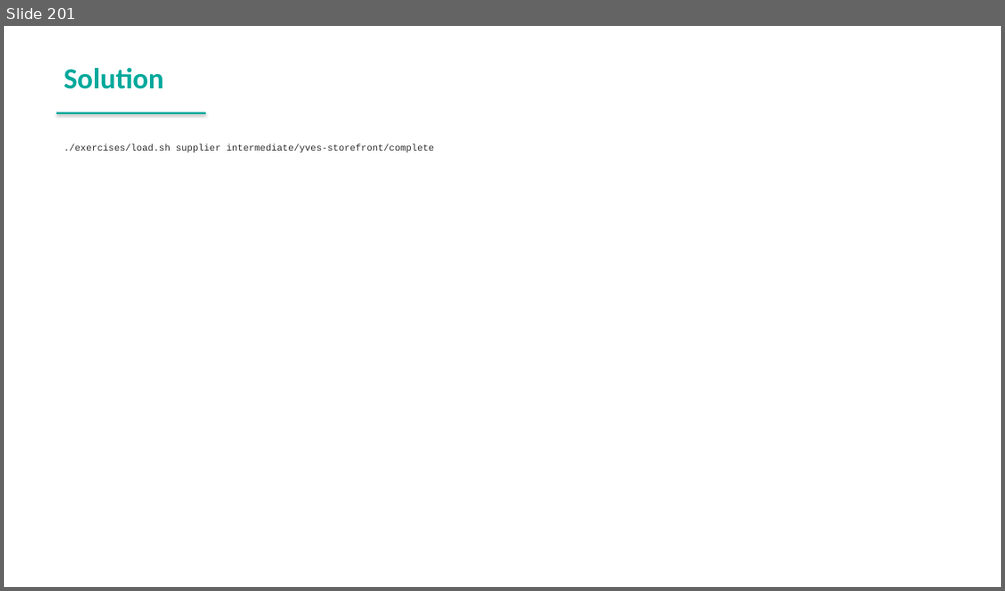
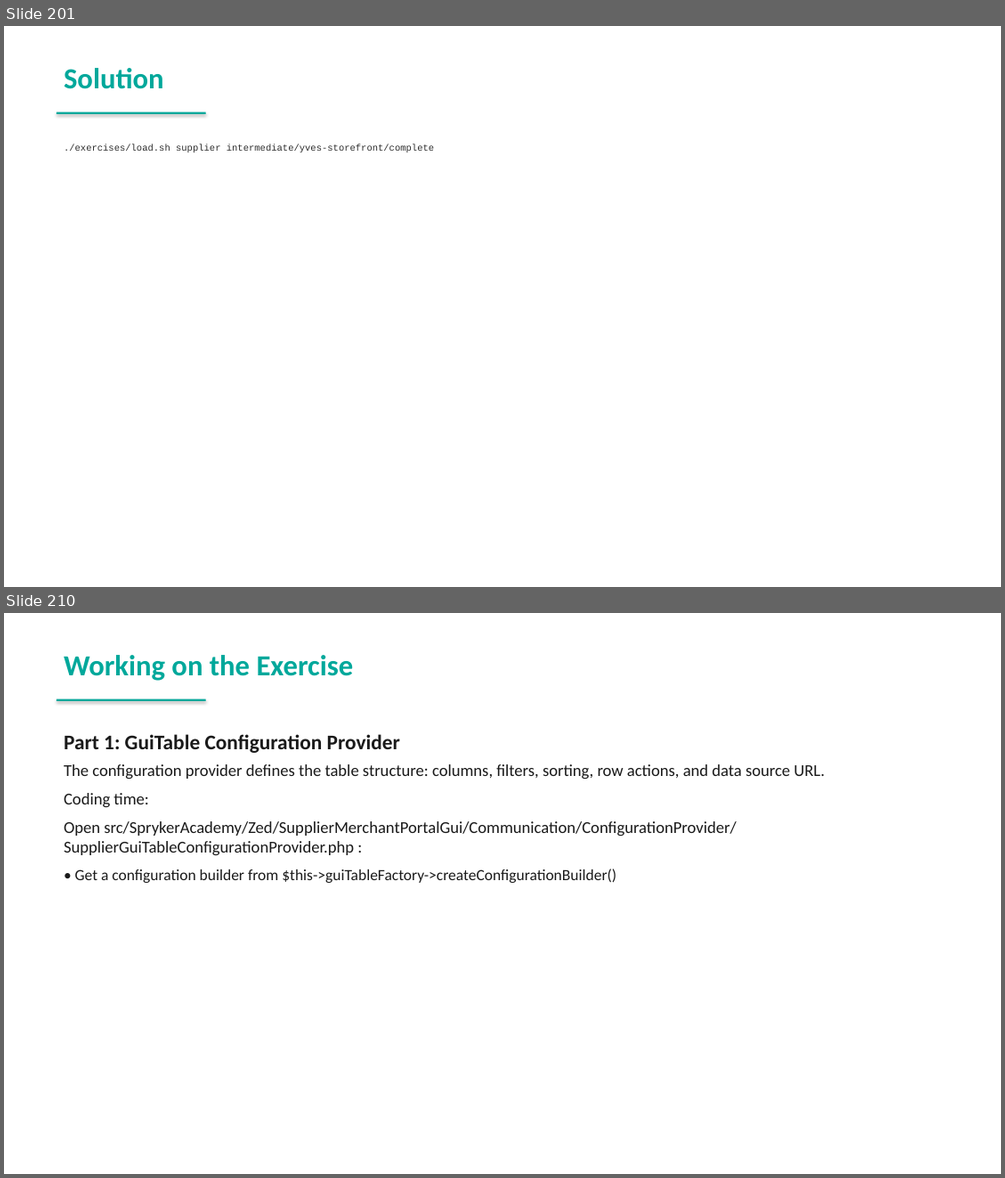
Before and after one commit to spryker-academy/instructor-exercises, a slide deck: guides-pptx/spryker-academy-professional.pptx. Shown one above the other, each under a label of ours: slide 201 before the commit, slides 201 and 210 after it; the slides between them are not shown. The pictures are 1005x591 and 1005x1178 pixels, drawn with LibreOffice and Linux fonts; fonts in the diff are those of the drawing. Boxes give left, top, right and bottom in pixels: in the first picture for what was removed or moved away, otherwise in the second. Text is boxed around its words. In the diff, an @@ line names an element or a change of style, - is before the commit and + after.

```diff
--- a/guides-pptx/spryker-academy-professional.pptx
+++ b/guides-pptx/spryker-academy-professional.pptx
@@ slide 210 added at bbox=[4, 613, 1001, 1174], background #FFFFFF @@
@@ text added at bbox=[64, 655, 354, 681], 28 pt, text #00A89B, bold @@
+Working on the Exercise
@@ rectangle added at bbox=[57, 699, 206, 701], fill #00A89B @@
@@ text added at bbox=[64, 734, 825, 883], 16 pt, text #1A1A1A @@
+Part 1: GuiTable Configuration Provider
+The configuration provider defines the table structure: columns, filters, sorting, row actions, and data source URL.
+Coding time:
+Open src/SprykerAcademy/Zed/SupplierMerchantPortalGui/Communication/ConfigurationProvider/SupplierGuiTableConfigurationProvider.php :
+• Get a configuration builder from $this->guiTableFactory->createConfigurationBuilder()
```
Also in this commit, not shown: 2 slides changed, 45 other slides added, 14 other files.
